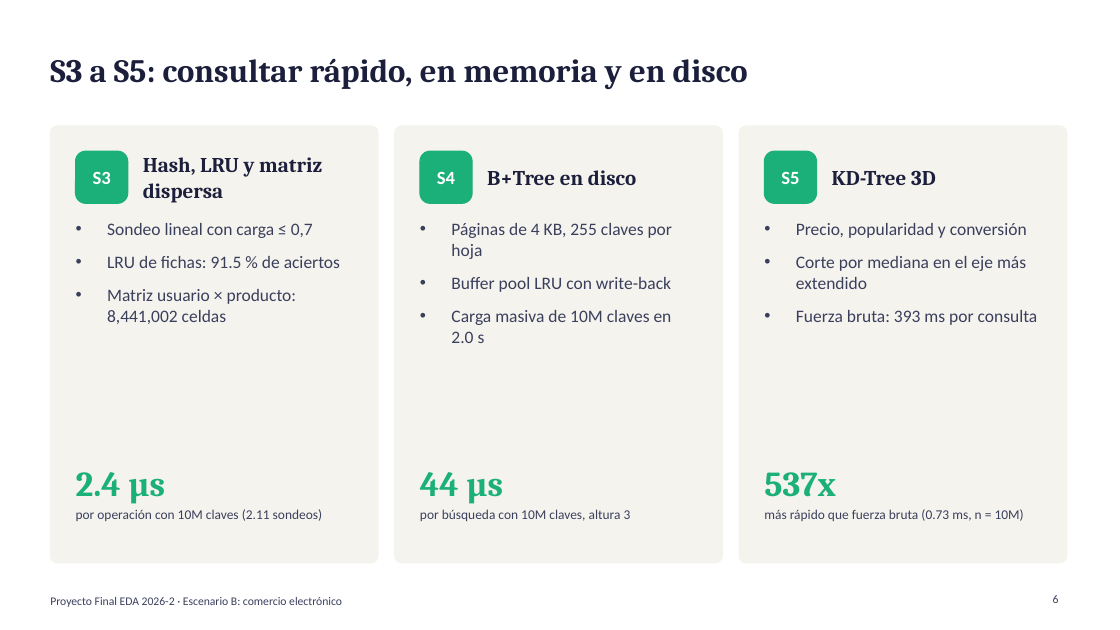
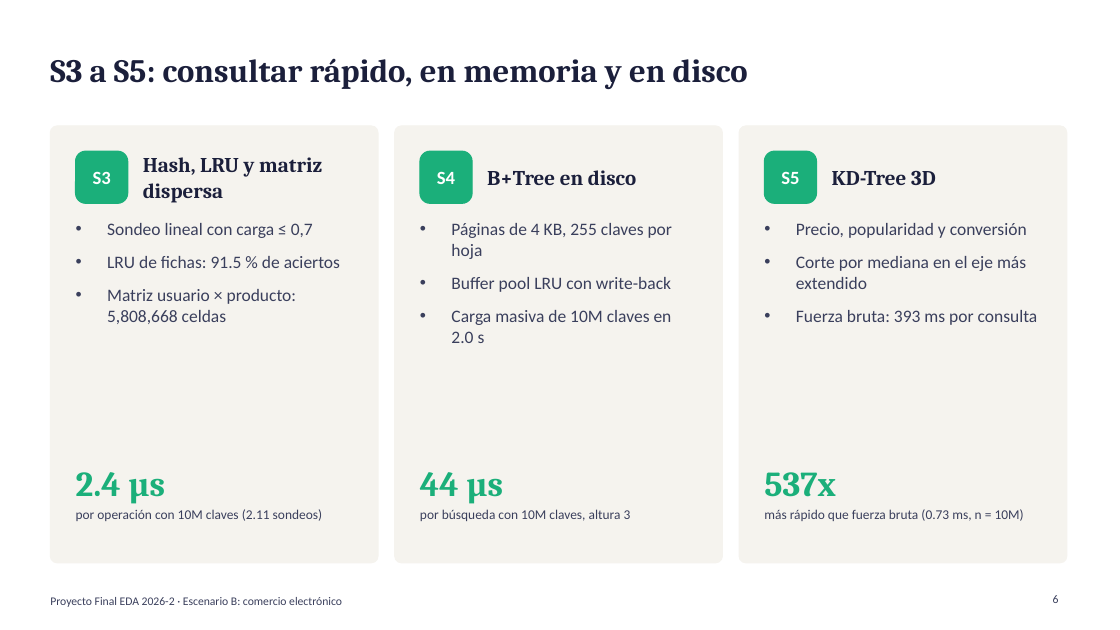
Before and after one commit to dantebarreto-gif/Proyecto-Final-E-AD, a slide deck: slide 6 of report/Presentacion_Final.pptx. Drawn at 1120x630 pixels with LibreOffice and Linux fonts; fonts in the diff are those of the drawing. Boxes give left, top, right and bottom in pixels: in the first picture for what was removed or moved away, otherwise in the second. Text is boxed around its words. In the diff, an @@ line names an element or a change of style, - is before the commit and + after.

```diff
--- a/report/Presentacion_Final.pptx
+++ b/report/Presentacion_Final.pptx
@@ text at (107, 289, 297, 324): text changed @@
-• Matriz usuario × producto: 8,441,002 celdas
+• Matriz usuario × producto: 5,808,668 celdas
```
Also in this commit, not shown: 7 other slides changed, 10 other files.
